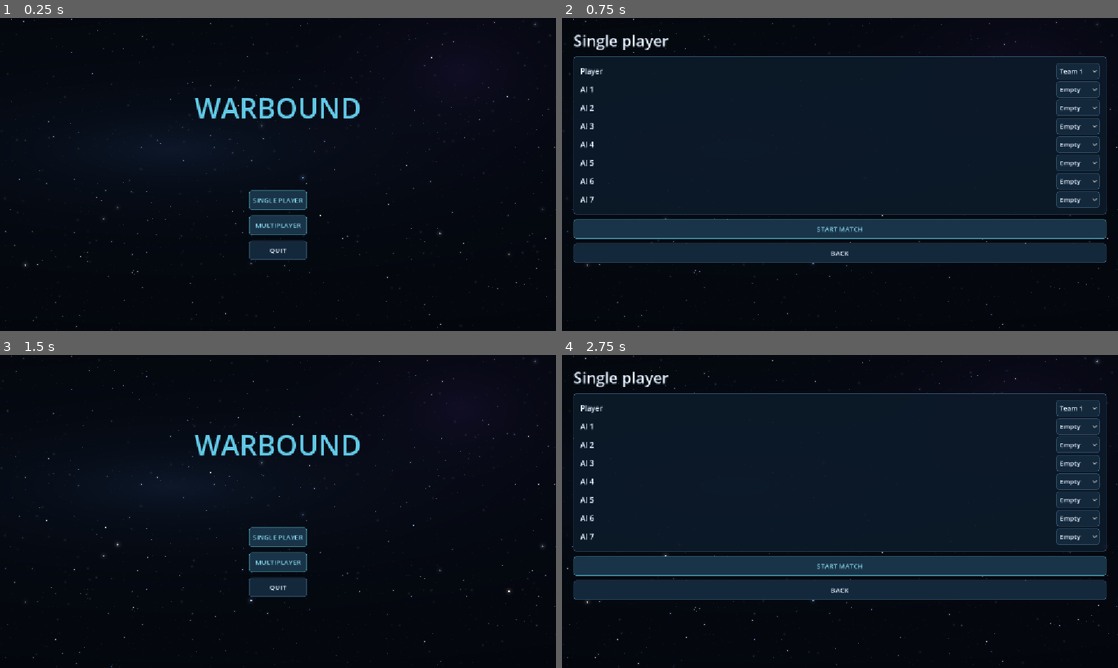
Above: before the commit, frames 1-4 (two rows, left to right).
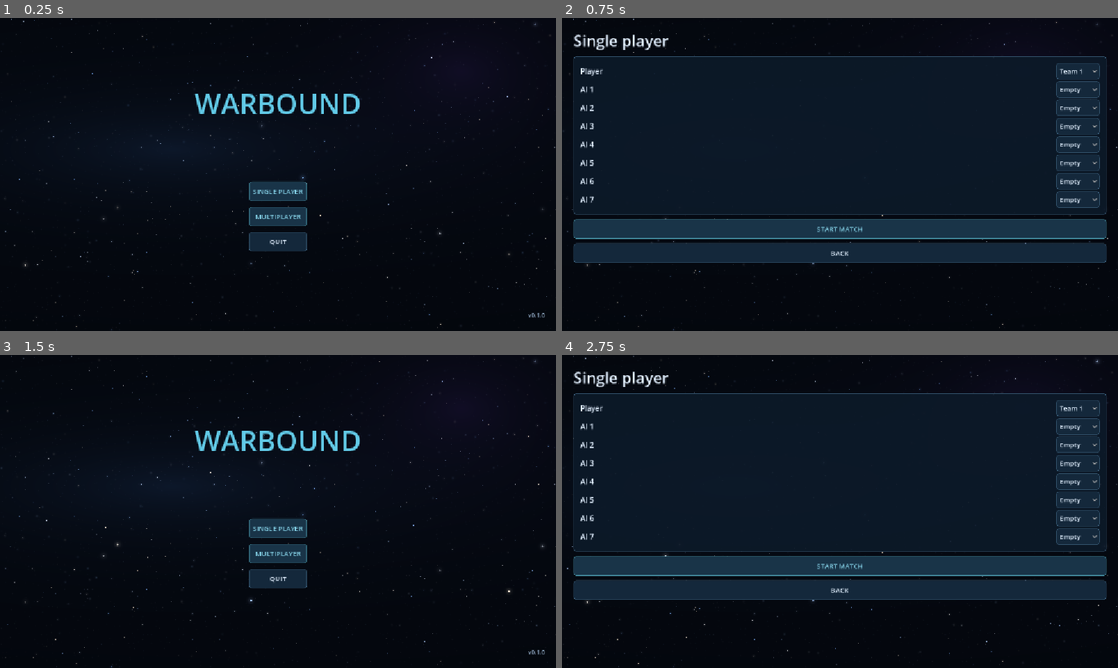
Above: after the commit, the same moments.

Repository: Allumnium/krangblade
Game: Godot game, scene res://scenes/main.tscn
The game is run twice, just before and just after one commit, with the same random seed, the same clock (stepped at 60 frames per second) and the same inputs.
Inputs:
- Up to frame 1 (0.25 s): no input
- Up to frame 2 (0.75 s): click "SINGLE PLAYER" at 0.5 s
- Up to frame 3 (1.5 s): click "BACK" at 1.25 s
- Up to frame 4 (2.75 s): click "SINGLE PLAYER" at 2 s

The runs differ from the first frame. In frame 1, 2.8% of the frame differs, in the area x 34-98%, y 24-96%; in frame 2, nothing differs; in frame 3, 2.8%; in frame 4, nothing differs.

Commit message:
Introduce version 0.1.0 and enforce increasing versions in validation

Diff:
--- a/project.godot
+++ b/project.godot
@@ -3,6 +3,7 @@
 
 [application]
 config/name="Warbound"
+config/version="0.1.0"
 run/main_scene="res://scenes/main.tscn"
 config/features=PackedStringArray("4.7", "GL Compatibility")
 config/description="A multiplayer territory-control RTS prototype."
--- a/scripts/main.gd
+++ b/scripts/main.gd
@@ -100,6 +100,10 @@
     actions.add_child(_button("MULTIPLAYER", _show_multiplayer))
     actions.add_child(_button("QUIT", func() -> void: get_tree().quit()))
     col.add_spacer(false)
+    var version_label := _text("v%s" % str(ProjectSettings.get_setting("application/config/version")), 12, MUTED)
+    version_label.name = "GameVersion"
+    version_label.horizontal_alignment = HORIZONTAL_ALIGNMENT_RIGHT
+    col.add_child(version_label)
 
 func _show_solo_setup() -> void:
     screen = "solo_setup"
--- a/tests/network_smoke.gd
+++ b/tests/network_smoke.gd
@@ -35,7 +35,7 @@
         return
     session.connect("phase_changed", _phase_changed)
     session.connect("roster_changed", _roster_changed)
-    create_timer(35.0).timeout.connect(func() -> void: _fail("Network smoke test timed out."))
+    create_timer(65.0).timeout.connect(func() -> void: _fail("Network smoke test timed out."))
     if role == "host":
         if not bool(session.call("host_game", "TestHost")):
             _fail("Could not host.")
@@ -106,7 +106,10 @@
                 if int(id) != 1 and bool((roster[id] as Dictionary).get("ready", true)):
                     _fail("Guest remained ready after return.")
                     return
-            create_timer(3.0 if role == "host" else 0.35).timeout.connect(_pass)
+            if role == "host" and mode == "normal":
+                _wait_for_guest_completion()
+            else:
+                create_timer(0.35).timeout.connect(_pass)
     elif phase == "offline" and not finishing:
         if (mode == "host-leave" and saw_match) or (mode == "drop-loading" and saw_loading and role == "client"):
             finishing = true
@@ -209,6 +212,14 @@
     if not economy_verified:
         create_timer(0.25).timeout.connect(_check_economy_sync)
 
+# Do not close the host while guests are still receiving the lobby transition.
+# Every guest must independently pass its own checks before exiting.
+func _wait_for_guest_completion() -> void:
+    if (session.get("players") as Dictionary).size() == 1 and session.multiplayer.get_peers().is_empty():
+        _pass()
+    else:
+        create_timer(0.25).timeout.connect(_wait_for_guest_completion)
+
 func _pass() -> void:
     print("PASS: network %s %d players (%s)" % [role, expected_players, mode])
     quit(0)
